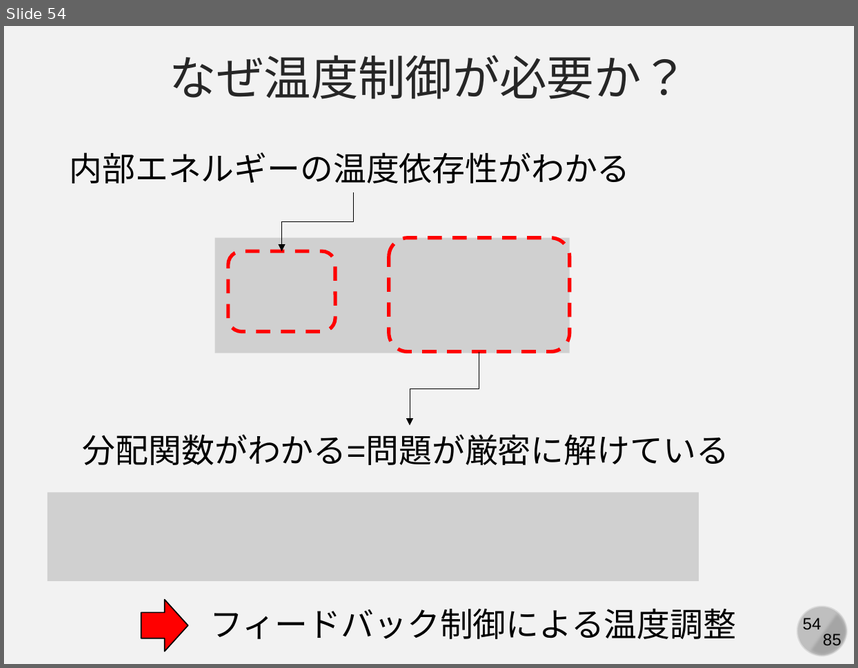
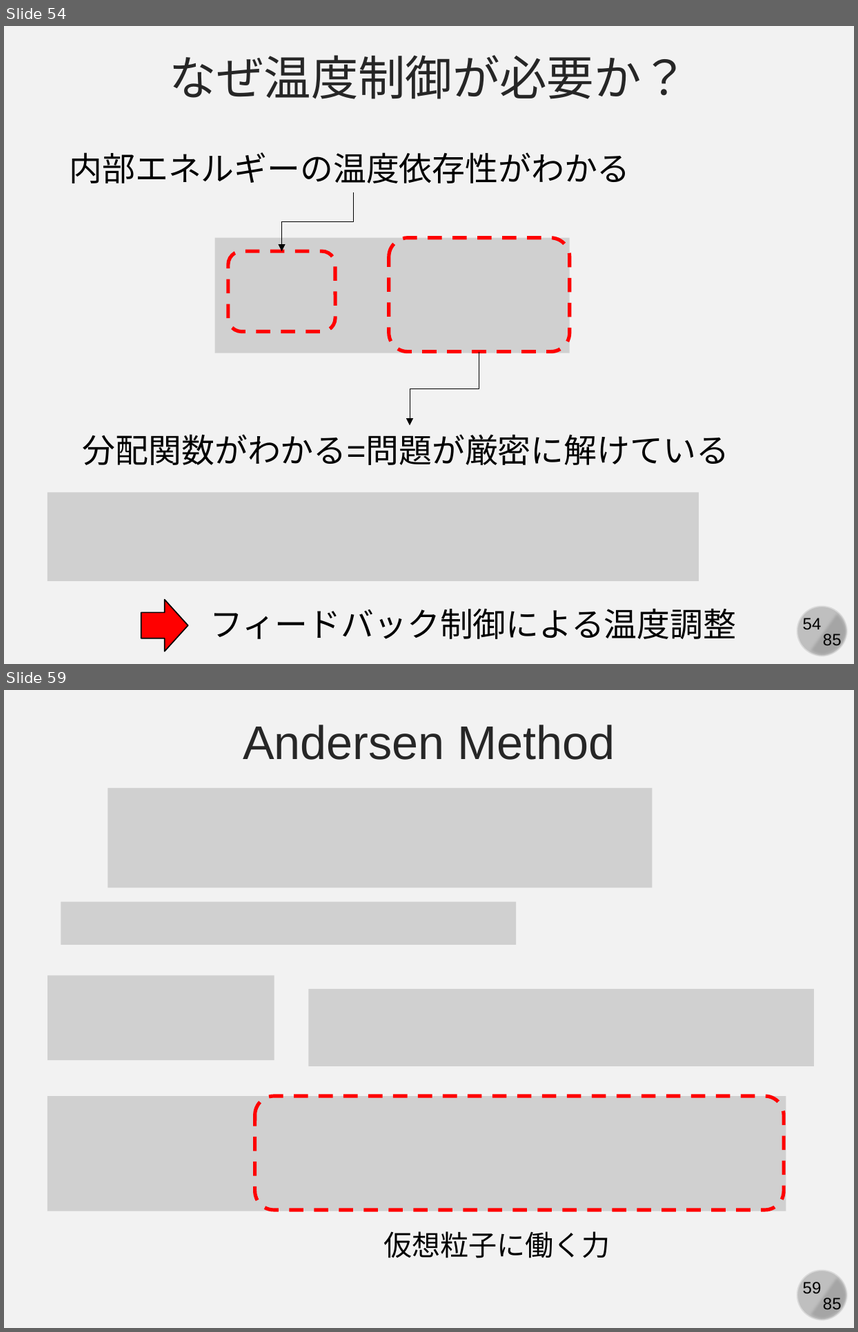
Before and after one commit to kaityo256/simulation_engineering, a slide deck: 06_md_observable/simulation06.pptx. Shown one above the other, each under a label of ours: slide 54 before the commit, slides 54 and 59 after it; the slides between them are not shown. The pictures are 858x668 and 858x1332 pixels, drawn with LibreOffice and Linux fonts; fonts in the diff are those of the drawing; grey boxes stand for pictures. Boxes give left, top, right and bottom in pixels: in the first picture for what was removed or moved away, otherwise in the second. Text is boxed around its words. In the diff, an @@ line names an element or a change of style, - is before the commit and + after.

```diff
--- a/06_md_observable/simulation06.pptx
+++ b/06_md_observable/simulation06.pptx
@@ slide 59 added at <box>4,690,854,1328</box>, background #F2F2F2; not listed: 4 template elements that a slide beside it also shows @@
@@ text added at <box>243,724,615,760</box>, 40 pt, text #262626 @@
+Andersen Method
@@ picture added at <box>107,788,653,887</box> @@
@@ picture added at <box>61,902,516,944</box> @@
@@ picture added at <box>47,976,274,1061</box> @@
@@ picture added at <box>308,988,814,1066</box> @@
@@ picture added at <box>47,1096,786,1210</box> @@
@@ rounded rectangle added at <box>254,1096,784,1210</box>, outline #FF0000 3 pt dashed @@
@@ text added at <box>383,1231,611,1258</box>, 24 pt, text #000000 @@
+仮想粒子に働く力
```
Also in this commit, not shown: 1 slide changed, 7 other slides added.
